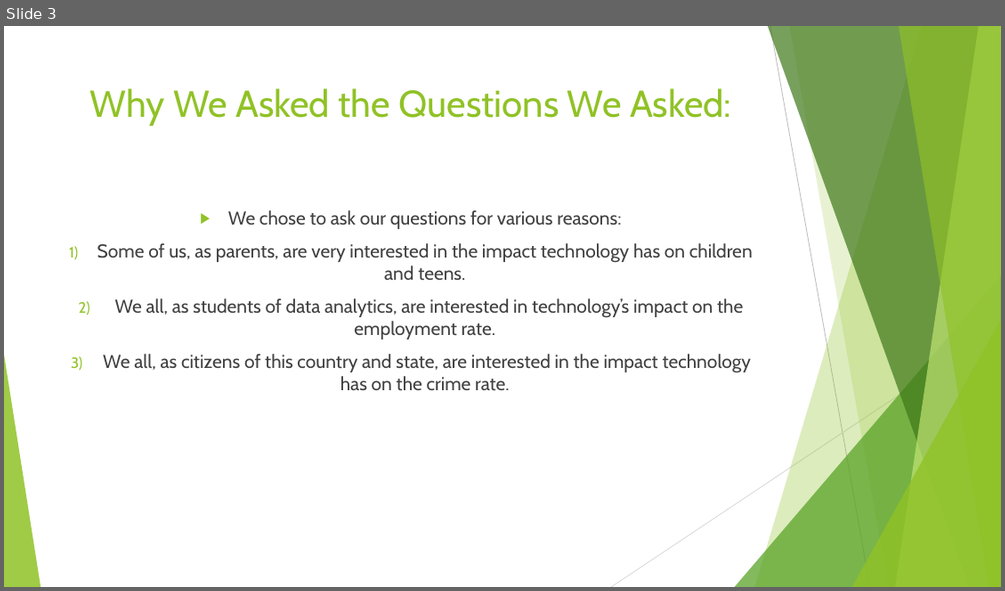
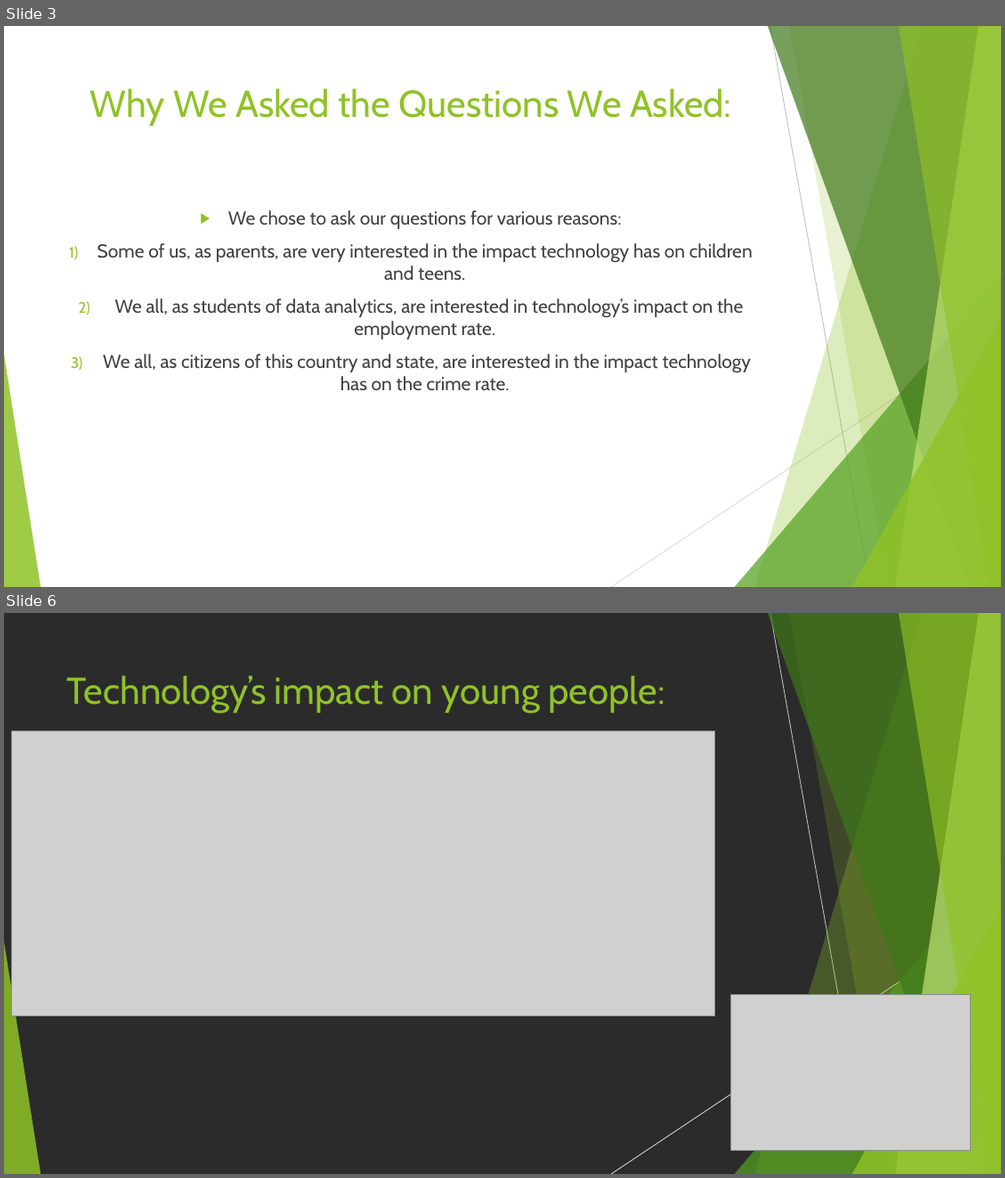
Before and after one commit to gpasley/uncc-group4-project1, a slide deck: The Technology that Changed the World.pptx. Shown one above the other, each under a label of ours: slide 3 before the commit, slides 3 and 6 after it; the slides between them are not shown. The pictures are 1005x591 and 1005x1178 pixels, drawn with LibreOffice and Linux fonts; fonts in the diff are those of the drawing; grey boxes stand for pictures; background and template pictures are left out; a plain dark background stands for a picture behind light text. Boxes give left, top, right and bottom in pixels: in the first picture for what was removed or moved away, otherwise in the second. Text is boxed around its words. In the diff, an @@ line names an element or a change of style, - is before the commit and + after.

```diff
--- a/The Technology that Changed the World.pptx
+++ b/The Technology that Changed the World.pptx
@@ slide 6 added at (4,613,1001,1174), background picture (left out); not listed: 10 template elements that a slide beside it also shows @@
@@ title added at (67,675,664,713), 36 pt, text #90C226 @@
+Technology’s impact on young people:
@@ picture added at (12,730,715,1016) @@
@@ picture added at (731,995,971,1151) @@
```
Also in this commit, not shown: 4 other slides added, 1 slide removed.
